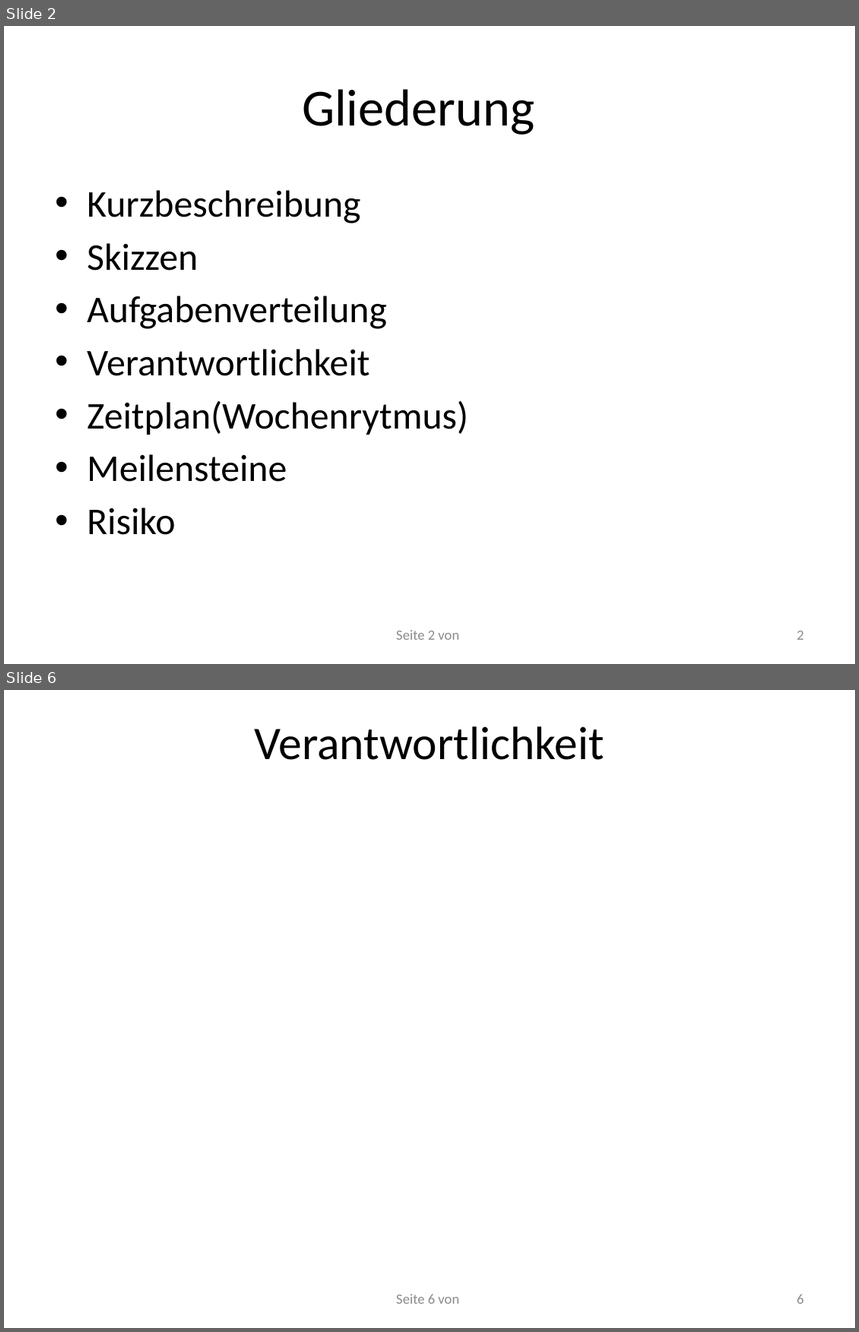
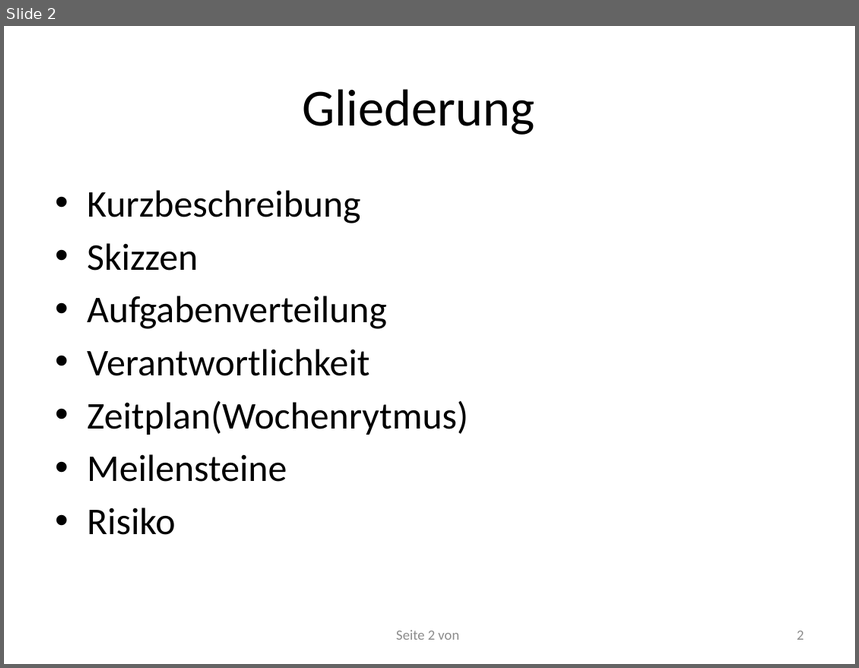
Before and after one commit to RamoramaInteractive/GDV-Projekt, a slide deck: Planungspraesentation-Mitte Juni/Planungspräsentation V. 1.pptx. Shown one above the other, each under a label of ours: slides 2 and 6 before the commit, slide 2 after it; the slides between them are not shown. The pictures are 859x1332 and 859x668 pixels, drawn with LibreOffice and Linux fonts; fonts in the diff are those of the drawing. Boxes give left, top, right and bottom in pixels: in the first picture for what was removed or moved away, otherwise in the second. Text is boxed around its words. In the diff, an @@ line names an element or a change of style, - is before the commit and + after.

```diff
--- a/Planungspraesentation-Mitte Juni/Planungspräsentation V. 1.pptx
+++ b/Planungspraesentation-Mitte Juni/Planungspräsentation V. 1.pptx
@@ slide 6 removed at [4,690,855,1328], background #FFFFFF @@
@@ title removed at [255,726,604,760] @@
-Verantwortlichkeit
@@ page number removed at [396,1294,459,1304] @@
-Seite 6 von
@@ page number removed at [797,1294,804,1304] @@
-6
```
Also in this commit, not shown: 3 slides changed, 3 slides added, 3 other slides removed, 3 other files.
